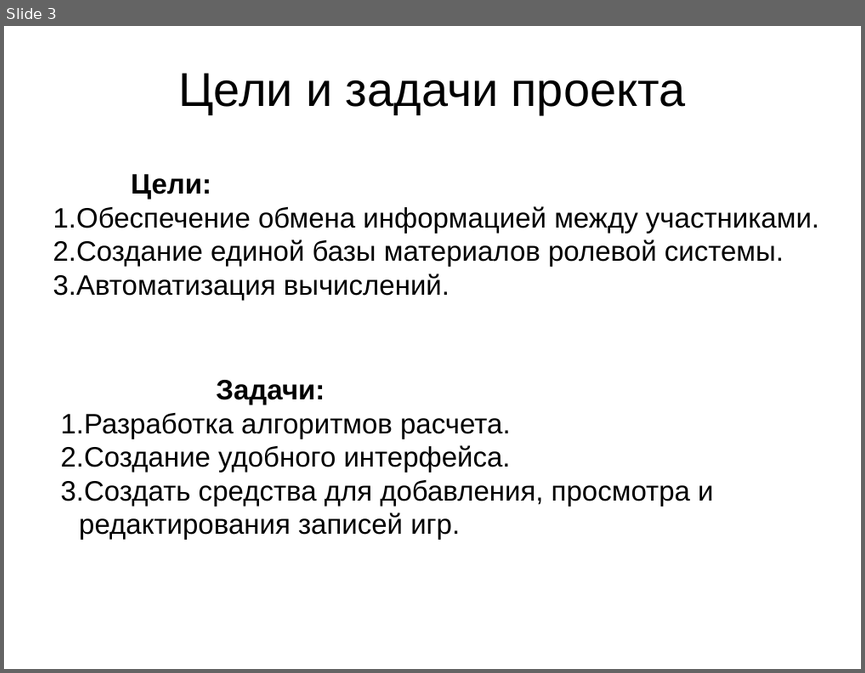
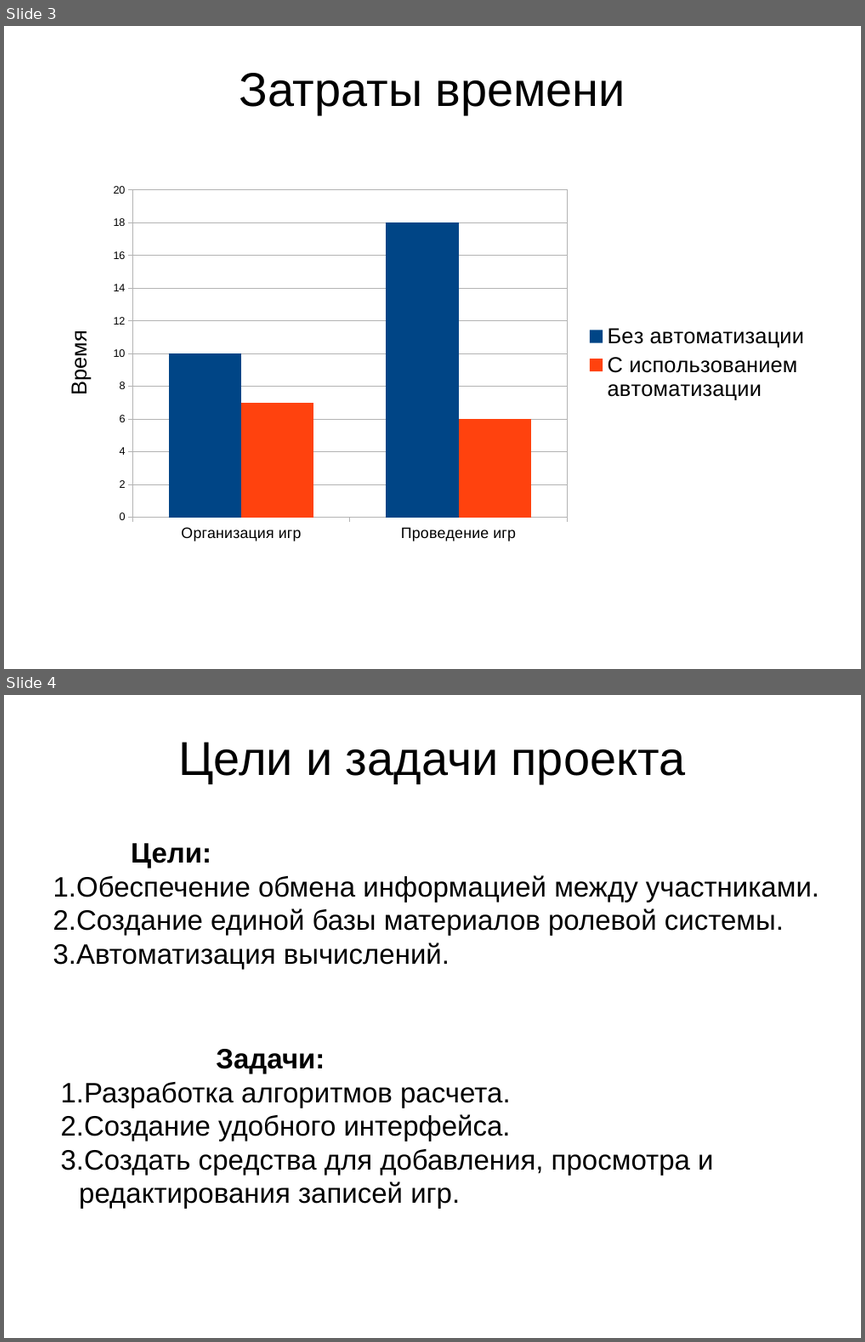
Before and after one commit to ivalentinee/Diploma_Report, a slide deck: presentation/presentation.odp. Shown one above the other, each under a label of ours: slide 3 before the commit, slides 3 and 4 after it. The pictures are 865x673 and 865x1342 pixels, drawn with LibreOffice and Linux fonts; fonts in the diff are those of the drawing; background and template pictures are left out. Boxes give left, top, right and bottom in pixels: in the first picture for what was removed or moved away, otherwise in the second. Text is boxed around its words. In the diff, an @@ line names an element or a change of style, - is before the commit and + after.

```diff
--- a/presentation/presentation.odp
+++ b/presentation/presentation.odp
@@ slide 3 added at [4,26,861,669], background picture (left out) @@
@@ title added at [239,73,625,114], 44 pt, text #000000 @@
+Затраты времени
@@ column chart added at [46,176,818,549] @@
+categories: Организация игр, Проведение игр
+Без автоматизации: 10, 18
+С использованием автоматизации: 7, 6
@@ what was slide 3 is now slide 4 @@
```
Also in this commit, not shown: 1 other slide added, 6 other files.
